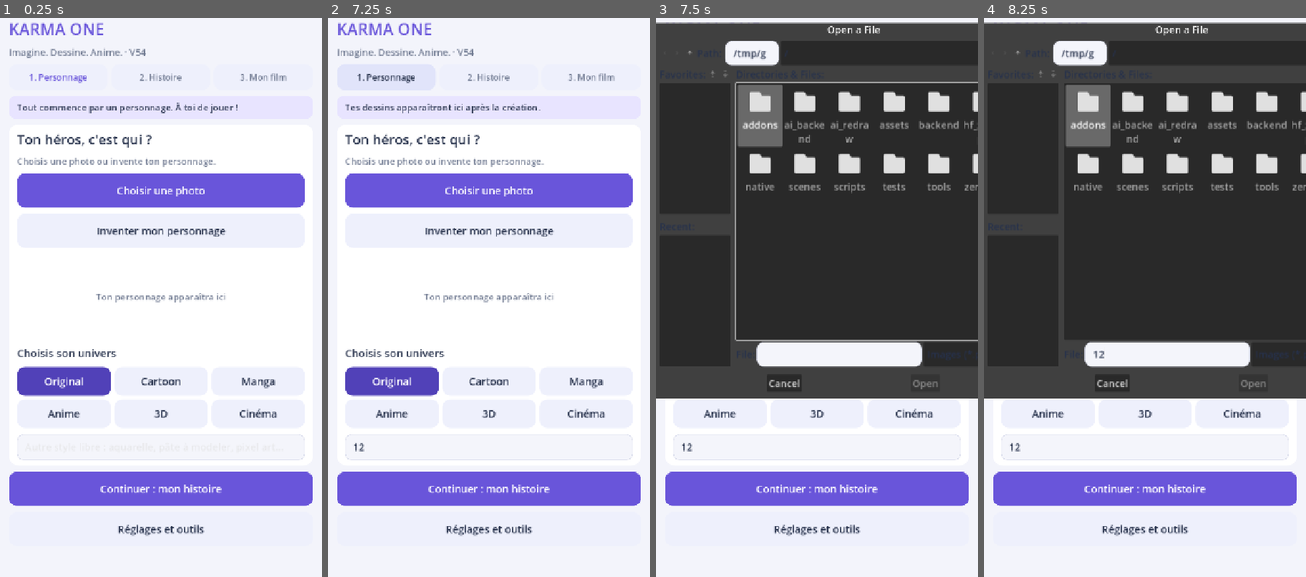
Above: before the commit, frames 1-4 (left to right).
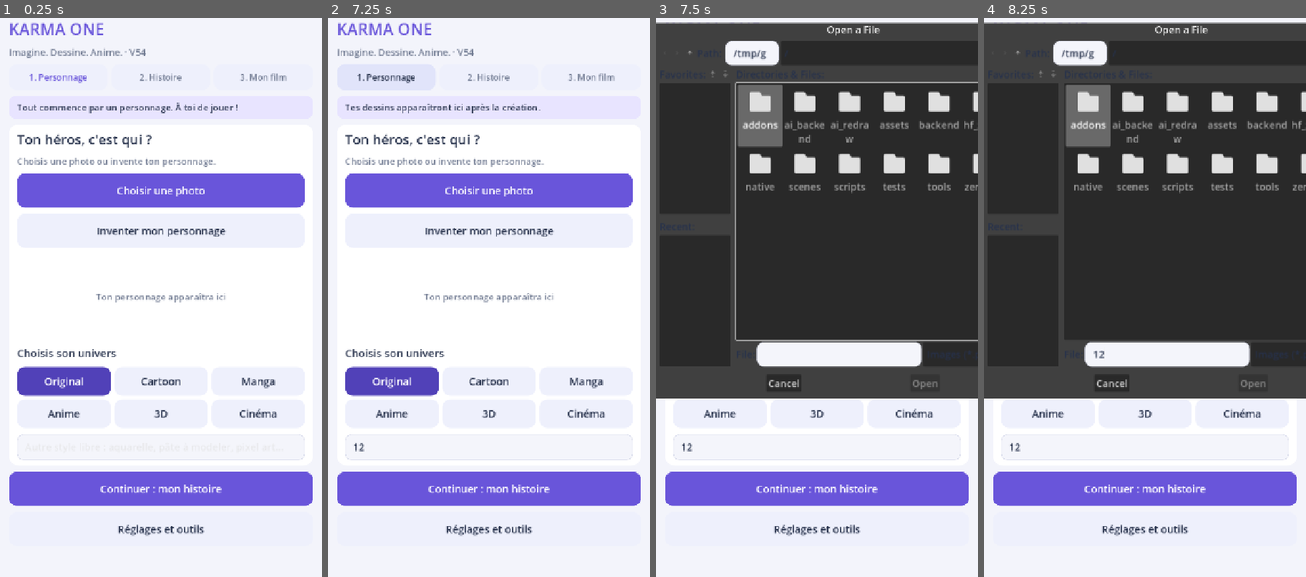
Above: after the commit, the same moments.

Repository: ericjamesempere-stack/MobileI2V-Xiaomi-
Game: Godot game, scene res://scenes/main.tscn
Same seed, same stepped clock (60 frames per second), same inputs: the game is played once before the commit and once after it.
Inputs (mouse positions are in pixels of both pictures, inside the frame that each line leads up to):
- Up to frame 1 (0.25 s): no input
- Up to frame 2 (7.25 s): click (489, 448) at 0.52 s; type "12" at 0.6 s; click "1. Personnage" at 1.25 s; click "2. Histoire" at 2 s; click (489, 230) at 2.77 s; type "Alex" at 2.85 s; click "3. Mon film" at 3.5 s; click "Agrandir et vérifier les dess…" at 4.25 s; click "Voir défiler mes dessins" at 5 s; click "Partager ma vidéo" at 5.75 s; click "1. Personnage" at 6.5 s
- Up to frame 3 (7.5 s): click "Choisir une photo" at 7.25 s
- Up to frame 4 (8.25 s): click (1167, 353) at 8.02 s; type "12" at 8.1 s

Frames 1-2 are identical in both runs. In frame 3, 0.2% of the frame differs, in the area x 35-99%, y 1-67%; in frame 4, 0.2%.

Commit message:
V54: support phase-aware storyboard for arbitrary actions and subjects

Diff:
--- a/scripts/board_generation_plan.gd
+++ b/scripts/board_generation_plan.gd
@@ -13,6 +13,15 @@
     "salut": ["bras bas", "bras leve", "main oscillante", "bras bas"],
     "repos": ["pose stable"]
 }
+
+func phase_at(action: String, progress: float) -> String:
+    # Universal phase labels: unknown actions remain meaningful and never
+    # silently become a human standing still.
+    var phases: Array = ACTION_PHASES.get(action, [])
+    if phases.is_empty():
+        phases = ["initial state", "begin requested change", "mid-action", "complete requested change", "final state"]
+    var index: int = mini(phases.size() - 1, int(floor(clampf(progress, 0.0, 1.0) * phases.size())))
+    return str(phases[index])
 
 func make_plan(story: String, reference_images: Array, seconds: float, target_fps: int = 30) -> Dictionary:
     var planner: RefCounted = load("res://scripts/story_motion_planner.gd").new()
